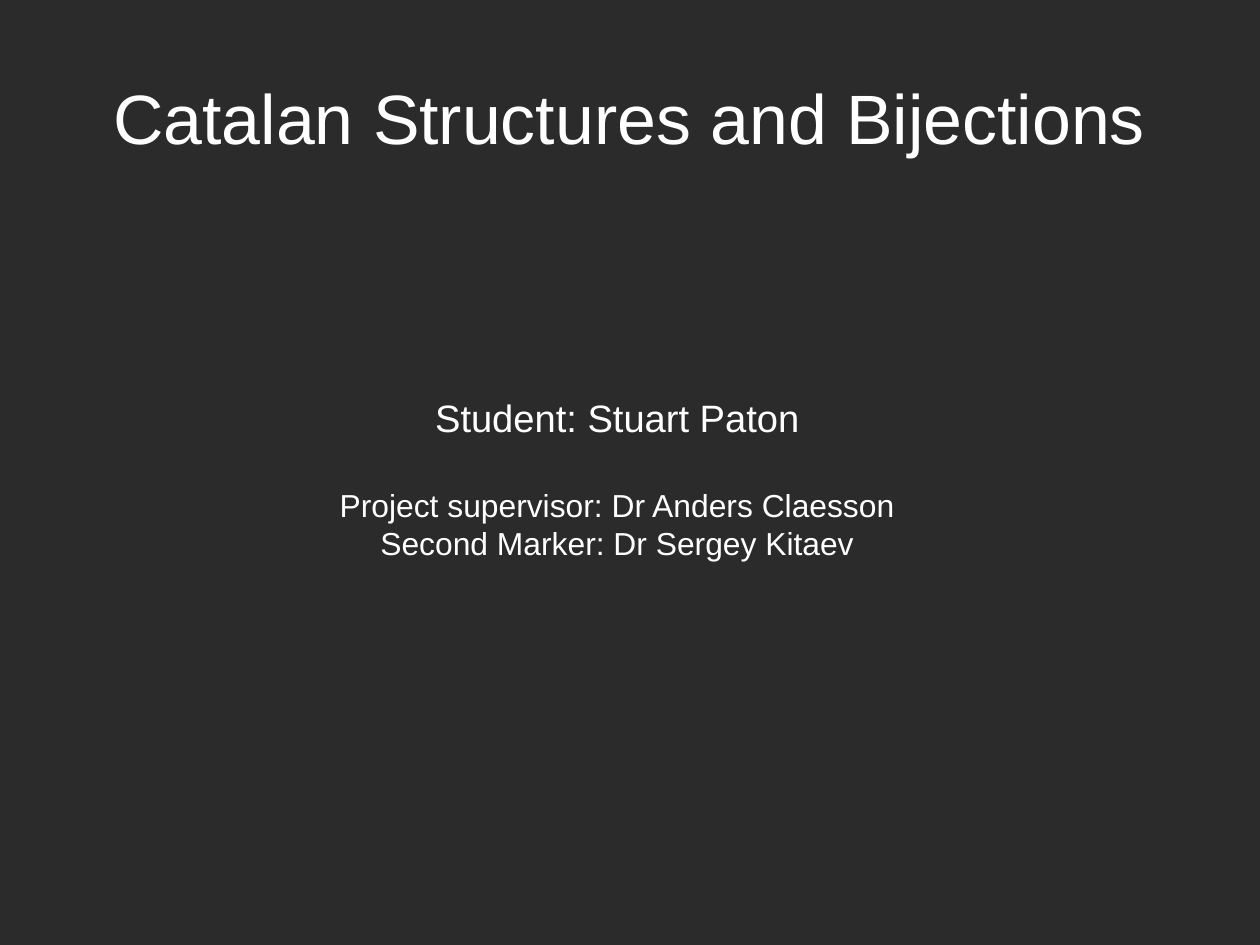
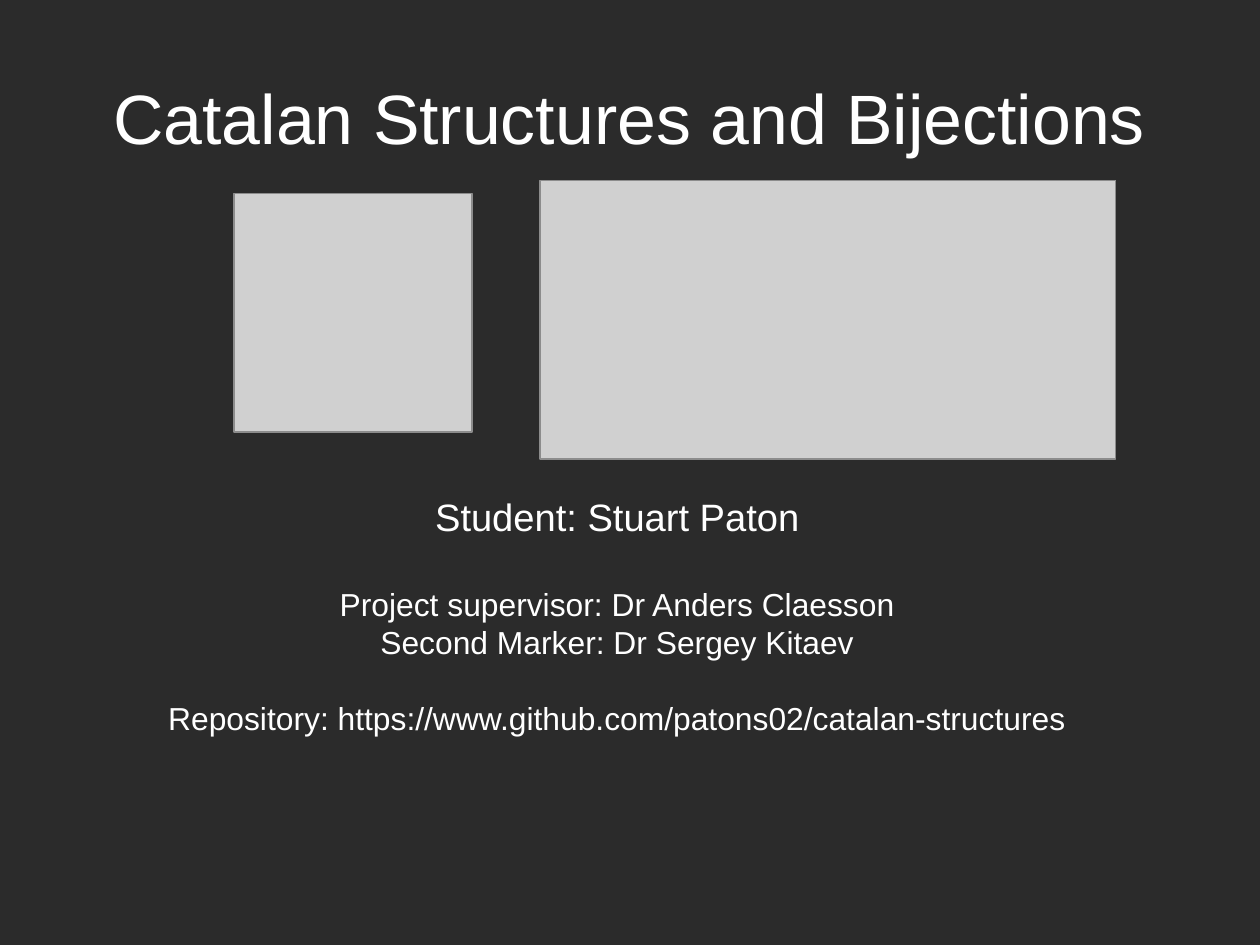
Before and after one commit to patons02/catalan-structures, a slide deck: slide 1 of posterPresentation/posterPresentation.odp. Drawn at 1260x945 pixels with LibreOffice and Linux fonts; fonts in the diff are those of the drawing; grey boxes stand for pictures; background and template pictures are left out; a plain dark background stands for a picture behind light text. Boxes give left, top, right and bottom in pixels: in the first picture for what was removed or moved away, otherwise in the second. Text is boxed around its words. In the diff, an @@ line names an element or a change of style, - is before the commit and + after.

Commit message:
updated poster

```diff
--- a/posterPresentation/posterPresentation.odp
+++ b/posterPresentation/posterPresentation.odp
@@ picture added at (x1=234, y1=194, x2=472, y2=432) @@
@@ picture added at (x1=540, y1=181, x2=1116, y2=460) @@
@@ text at (x1=168, y1=707, x2=1066, y2=736): paragraph added @@
+Repository: https://www.github.com/patons02/catalan-structures
```
Also in this commit, not shown: 3 other slides changed, 6 other files.
